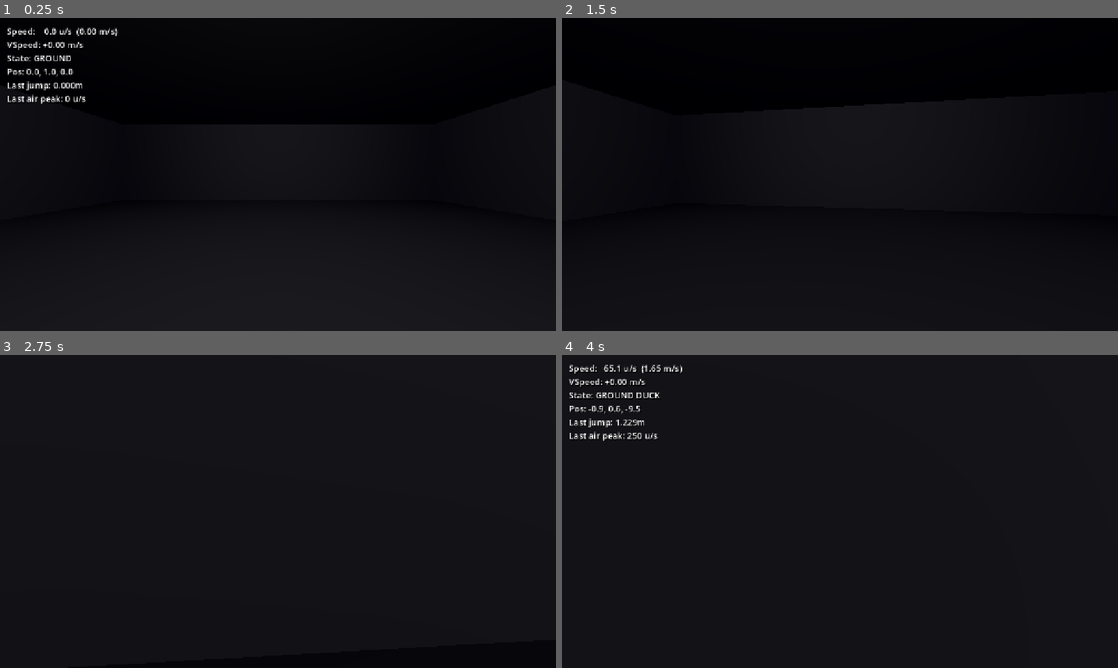
Above: before the commit, frames 1-4 (two rows, left to right).
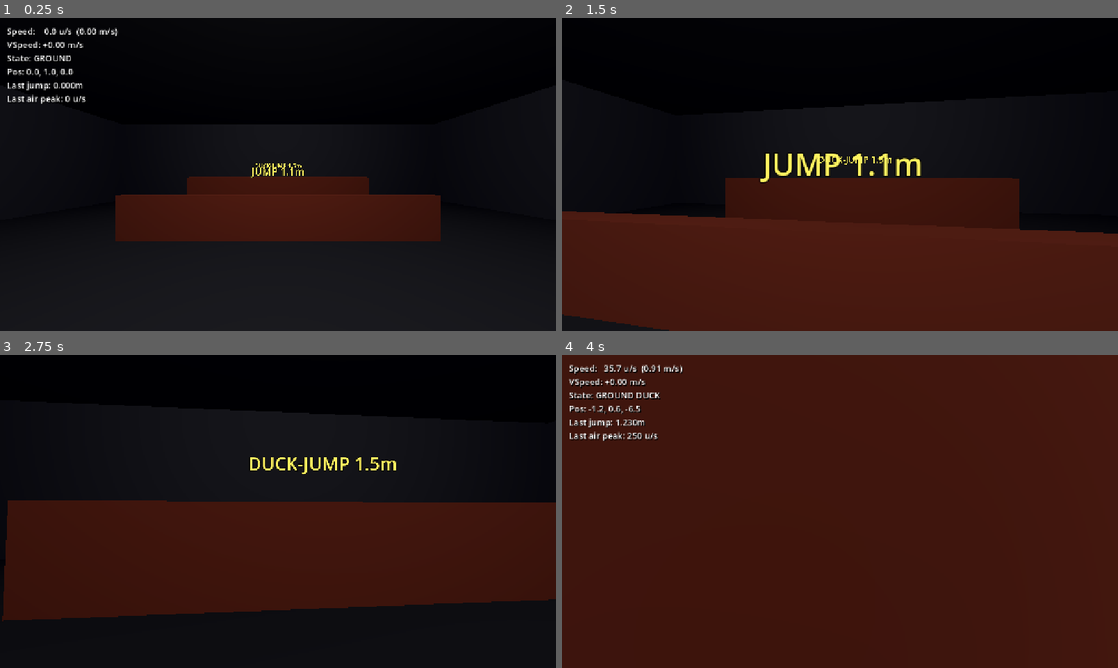
Above: after the commit, the same moments.

Repository: gotospaceplace/angels_and_demons
Game: Godot game, scene res://client/scenes/main.tscn
Two runs of this game, one before a commit and one after it. Both use one fixed random seed, a clock stepped at 60 frames per second and the inputs below. This scene is started directly instead of the project's main scene.
Inputs (mouse positions are in pixels of both pictures, inside the frame that each line leads up to):
- Up to frame 1 (0.25 s): no input
- Up to frame 2 (1.5 s): tap Enter at 0.5 s; move the mouse to (867, 174) at 0.52 s; hold Ctrl (duck) 0.53-1.28 s; hold W (move_forward) from 0.53 s (still down); tap Space (jump) at 0.77 s; move the mouse to (812, 174) at 1.27 s; tap F7 (toggle_hud) at 1.35 s
- Up to frame 3 (2.75 s): keep holding W (move_forward); tap Space (jump) at 1.52 s; move the mouse to (289, 505) at 2.02 s; hold Ctrl (duck) from 2.03 s (still down)
- Up to frame 4 (4 s): keep holding W (move_forward); move the mouse to (834, 517) at 2.77 s; release Ctrl (duck) at 2.78 s; tap F7 (toggle_hud) at 2.85 s; tap Space (jump) at 3.02, 3.77 s; move the mouse to (878, 514) at 3.52 s; hold Ctrl (duck) from 3.53 s (still down)

The runs differ from the first frame. In frame 1, 11% of the frame differs, in the area x 20-80%, y 46-72%; in frame 2, 43%; in frame 3, 35%; in frame 4, 99%, in the area x 0-100%, y 0-100%.

Commit message:
Add movement test obstacles and change default server IP
Test room now has: jump wall (1.1m), duck-jump wall (1.5m), bhop
corridor with 0/8/16m markers, and 4.5m gap jump with raised platforms.
All obstacles have billboard Label3D signs. Default server IP changed
to 192.168.30.11 for LAN testing convenience.

Co-Authored-By: Claude Opus 4.6 <noreply@anthropic.com>

Diff:
--- a/client/scenes/main_menu.tscn
+++ b/client/scenes/main_menu.tscn
@@ -54,7 +54,7 @@
 [node name="IPInput" type="LineEdit" parent="CenterContainer/VBox"]
 layout_mode = 2
 custom_minimum_size = Vector2(300, 0)
-text = "127.0.0.1"
+text = "192.168.30.11"
 placeholder_text = "IP address"
 alignment = 1
 
--- a/shared/scenes/test_room.tscn
+++ b/shared/scenes/test_room.tscn
@@ -16,6 +16,15 @@
 tonemap_mode = 2
 
 [sub_resource type="CameraAttributesPractical" id="CameraAttributes_room"]
+
+[sub_resource type="StandardMaterial3D" id="StandardMaterial3D_obstacle"]
+albedo_color = Color(0.7, 0.3, 0.2, 1)
+
+[sub_resource type="StandardMaterial3D" id="StandardMaterial3D_marker"]
+albedo_color = Color(0.8, 0.7, 0.2, 1)
+
+[sub_resource type="StandardMaterial3D" id="StandardMaterial3D_platform"]
+albedo_color = Color(0.2, 0.45, 0.65, 1)
 
 [node name="TestRoom" type="Node3D"]
 
@@ -69,3 +78,90 @@
 
 [node name="SpawnPoint" type="Marker3D" parent="."]
 transform = Transform3D(1, 0, 0, 0, 1, 0, 0, 0, 1, 0, 1, 0)
+
+[node name="JumpWall" type="CSGBox3D" parent="."]
+transform = Transform3D(1, 0, 0, 0, 1, 0, 0, 0, 1, 0, 0.65, -4)
+use_collision = true
+size = Vector3(8, 1.1, 0.3)
+material = SubResource("StandardMaterial3D_obstacle")
+
+[node name="JumpWallLabel" type="Label3D" parent="."]
+transform = Transform3D(1, 0, 0, 0, 1, 0, 0, 0, 1, 0, 1.8, -3.7)
+billboard = 1
+text = "JUMP 1.1m"
+font_size = 48
+outline_size = 6
+modulate = Color(1, 0.9, 0.3, 1)
+
+[node name="DuckJumpWall" type="CSGBox3D" parent="."]
+transform = Transform3D(1, 0, 0, 0, 1, 0, 0, 0, 1, 0, 0.85, -7)
+use_collision = true
+size = Vector3(8, 1.5, 0.3)
+material = SubResource("StandardMaterial3D_obstacle")
+
+[node name="DuckJumpWallLabel" type="Label3D" parent="."]
+transform = Transform3D(1, 0, 0, 0, 1, 0, 0, 0, 1, 0, 2.1, -6.7)
+billboard = 1
+text = "DUCK-JUMP 1.5m"
+font_size = 48
+outline_size = 6
+modulate = Color(1, 0.9, 0.3, 1)
+
+[node name="BhopMarkerStart" type="CSGBox3D" parent="."]
+transform = Transform3D(1, 0, 0, 0, 1, 0, 0, 0, 1, -8, 0.125, 4)
+size = Vector3(0.15, 0.05, 4)
+material = SubResource("StandardMaterial3D_marker")
+
+[node name="BhopMarkerMid" type="CSGBox3D" parent="."]
+transform = Transform3D(1, 0, 0, 0, 1, 0, 0, 0, 1, 0, 0.125, 4)
+size = Vector3(0.15, 0.05, 4)
+material = SubResource("StandardMaterial3D_marker")
+
+[node name="BhopMarkerEnd" type="CSGBox3D" parent="."]
+transform = Transform3D(1, 0, 0, 0, 1, 0, 0, 0, 1, 8, 0.125, 4)
+size = Vector3(0.15, 0.05, 4)
+material = SubResource("StandardMaterial3D_marker")
+
+[node name="BhopLabelStart" type="Label3D" parent="."]
+transform = Transform3D(1, 0, 0, 0, 1, 0, 0, 0, 1, -8, 1.5, 4)
+billboard = 1
+text = "BHOP CORRIDOR  0m"
+font_size = 40
+outline_size = 6
+modulate = Color(1, 0.9, 0.3, 1)
+
+[node name="BhopLabel8m" type="Label3D" parent="."]
+transform = Transform3D(1, 0, 0, 0, 1, 0, 0, 0, 1, 0, 1.5, 4)
+billboard = 1
+text = "8m"
+font_size = 40
+outline_size = 6
+modulate = Color(1, 0.9, 0.3, 1)
+
+[node name="BhopLabel16m" type="Label3D" parent="."]
+transform = Transform3D(1, 0, 0, 0, 1, 0, 0, 0, 1, 8, 1.5, 4)
+billboard = 1
+text = "16m"
+font_size = 40
+outline_size = 6
+modulate = Color(1, 0.9, 0.3, 1)
+
+[node name="GapPlatformLeft" type="CSGBox3D" parent="."]
+transform = Transform3D(1, 0, 0, 0, 1, 0, 0, 0, 1, -4.75, 0.3, 8)
+use_collision = true
+size = Vector3(5, 0.4, 2.5)
+material = SubResource("StandardMaterial3D_platform")
+
+[node name="GapPlatformRight" type="CSGBox3D" parent="."]
+transform = Transform3D(1, 0, 0, 0, 1, 0, 0, 0, 1, 4.75, 0.3, 8)
+use_collision = true
+size = Vector3(5, 0.4, 2.5)
+material = SubResource("StandardMaterial3D_platform")
+
+[node name="GapLabel" type="Label3D" parent="."]
+transform = Transform3D(1, 0, 0, 0, 1, 0, 0, 0, 1, 0, 1.5, 8)
+billboard = 1
+text = "GAP 4.5m"
+font_size = 48
+outline_size = 6
+modulate = Color(1, 0.9, 0.3, 1)
Not shown: 1 places in shared/scenes/test_room.tscn that only renumber resources
